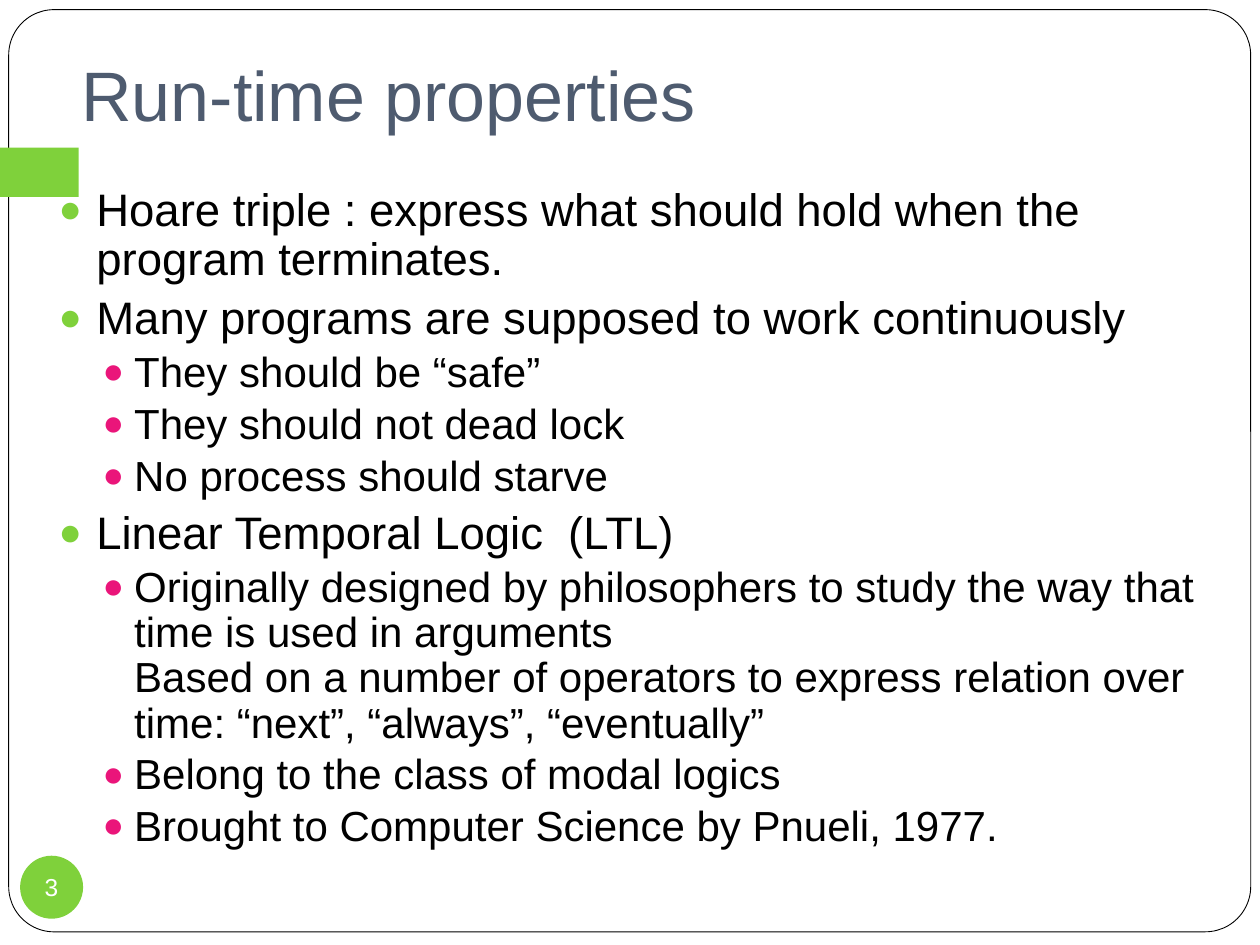
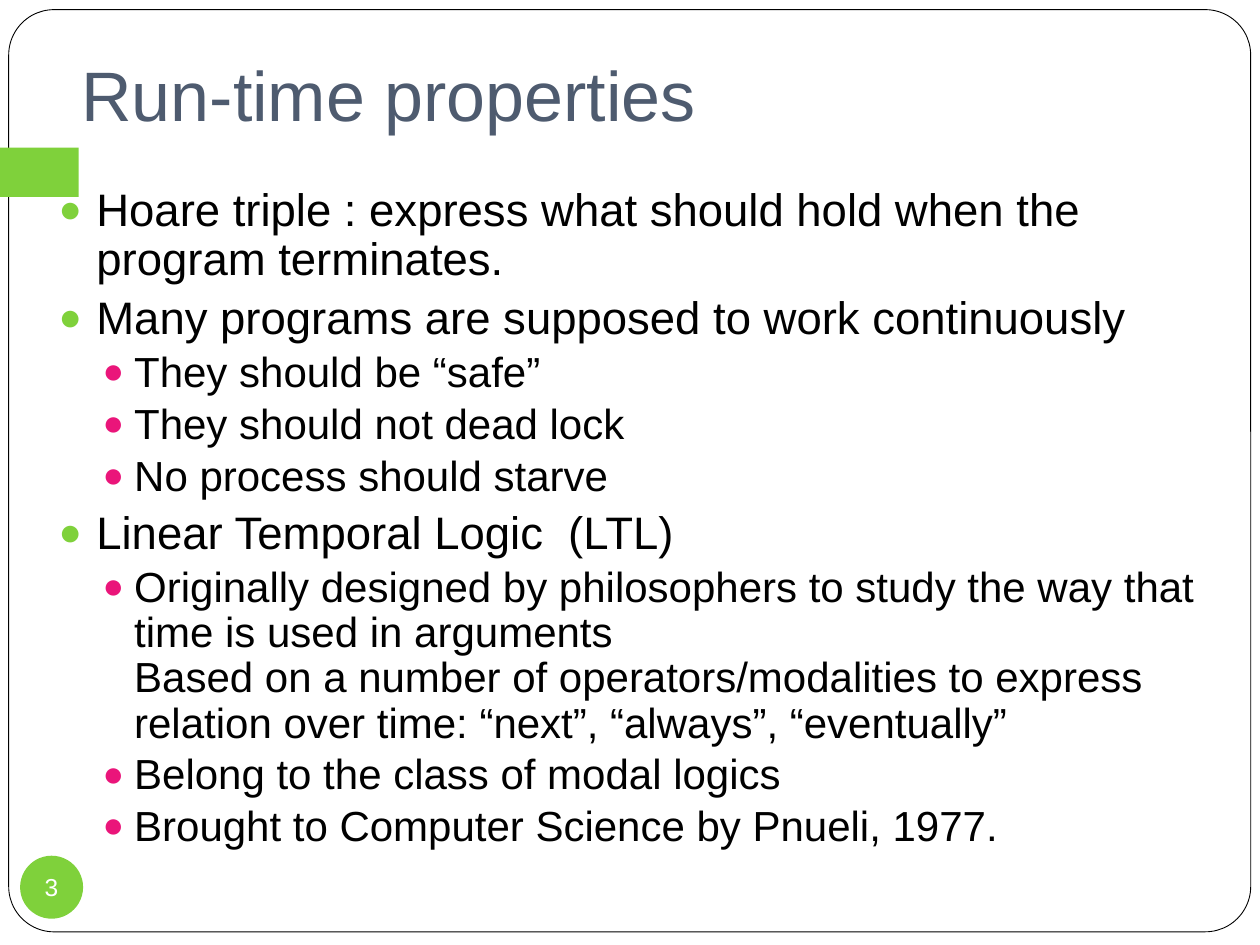
Before and after one commit to wooshrow/infopv, a slide deck: slide 3 of slides/PV_ltl.pptx. Drawn at 1260x945 pixels with LibreOffice and Linux fonts; fonts in the diff are those of the drawing. Boxes give left, top, right and bottom in pixels: in the first picture for what was removed or moved away, otherwise in the second. Text is boxed around its words. In the diff, an @@ line names an element or a change of style, - is before the commit and + after.

```diff
--- a/slides/PV_ltl.pptx
+++ b/slides/PV_ltl.pptx
@@ text at <box>134,571,1194,746</box>: text changed @@
-  ● Originally designed by philosophers to study the way that time is used in arguments
-    Based on a number of operators to express relation over time: “next”, “always”, “eventually”
+  ● Originally designed by philosophers to study the way that time is used in arguments
+    Based on a number of operators/modalities to express relation over time: “next”, “always”, “eventually”
```
Also in this commit, not shown: 3 other slides changed, 3 other files.
